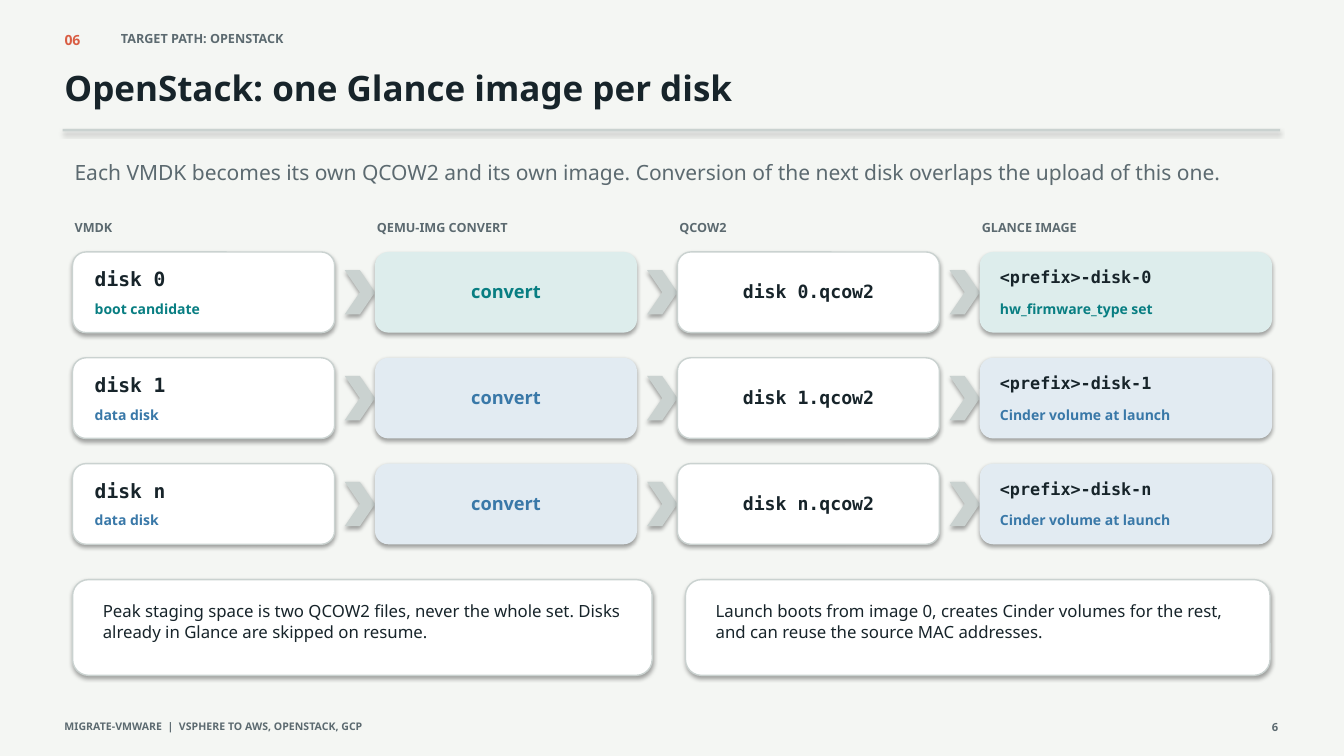
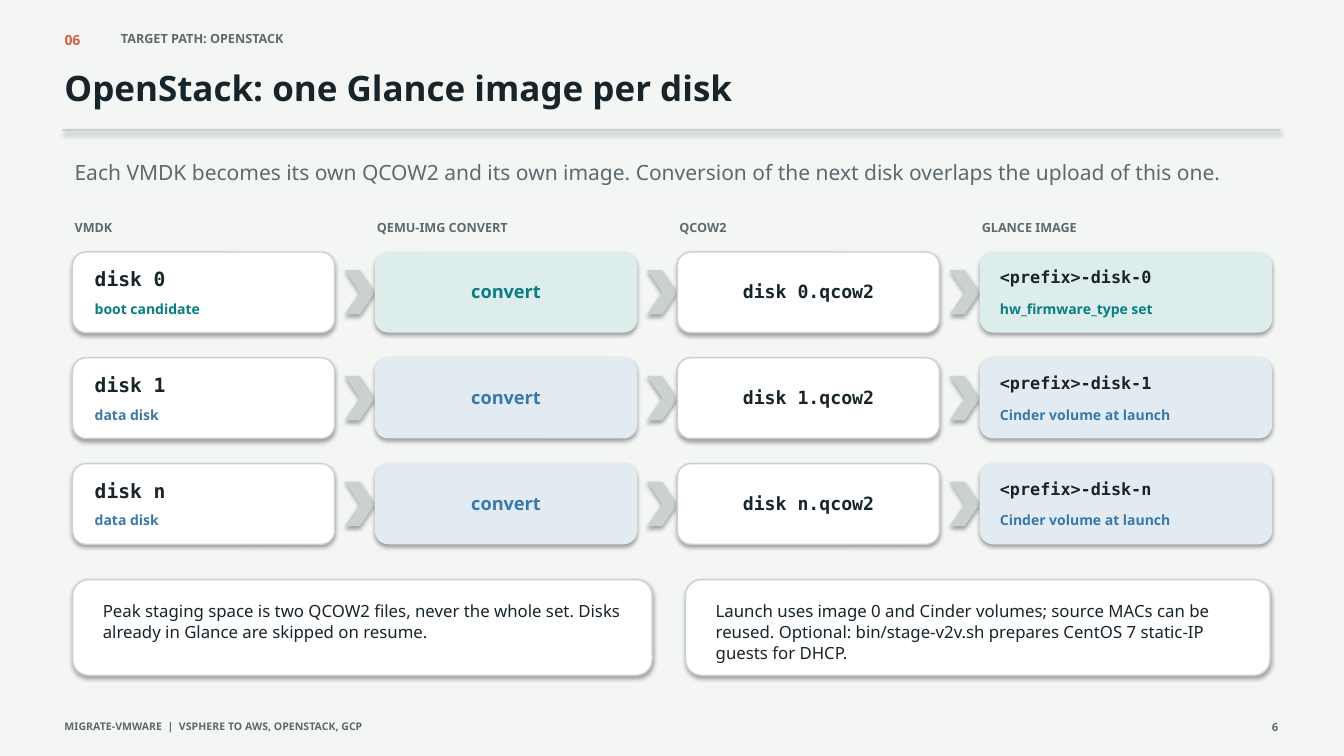
Before and after one commit to jjbailey/migrate-vmware, a slide deck: slide 6 of doc/migrate_vmware_presentation.pptx. Drawn at 1344x756 pixels with LibreOffice and Linux fonts; fonts in the diff are those of the drawing. Boxes give left, top, right and bottom in pixels: in the first picture for what was removed or moved away, otherwise in the second. Text is boxed around its words. In the diff, an @@ line names an element or a change of style, - is before the commit and + after.

```diff
--- a/doc/migrate_vmware_presentation.pptx
+++ b/doc/migrate_vmware_presentation.pptx
@@ text at bbox=[716, 604, 1209, 663]: text changed @@
-Launch boots from image 0, creates Cinder volumes for the rest, and can reuse the source MAC addresses.
+Launch uses image 0 and Cinder volumes; source MACs can be reused. Optional: bin/stage-v2v.sh prepares CentOS 7 static-IP guests for DHCP.
```
Also in this commit, not shown: 6 other slides changed, 1 other file.
